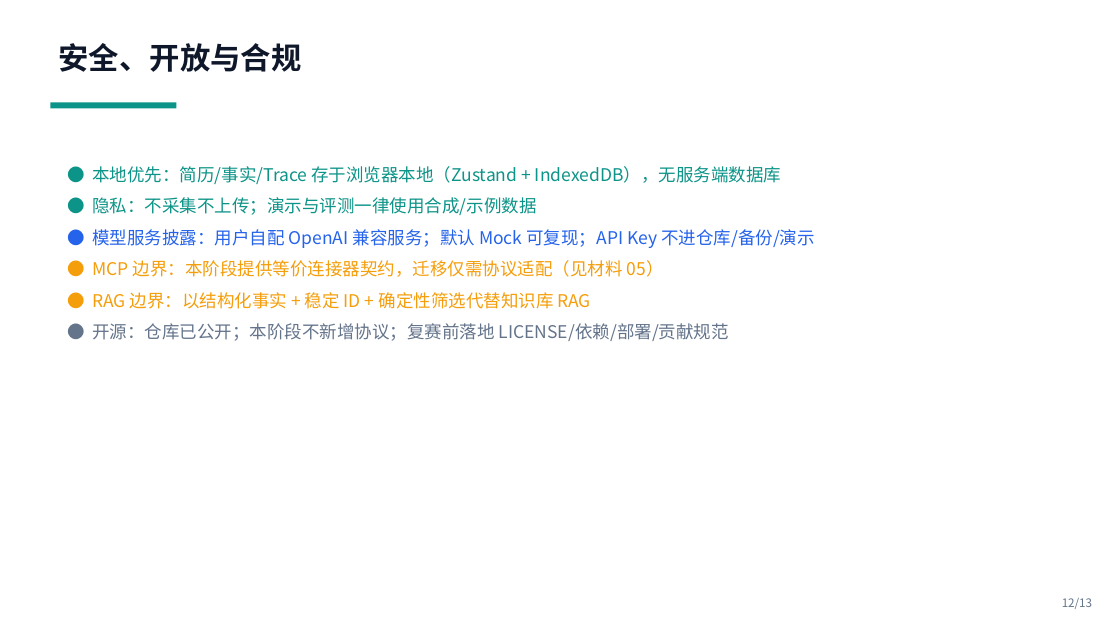
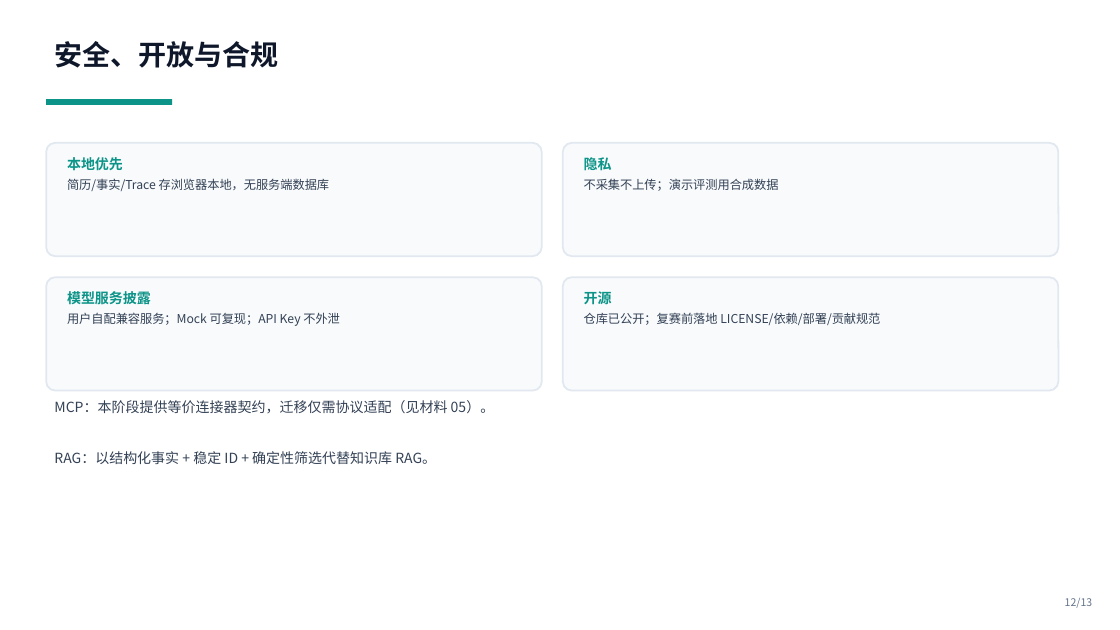
Before and after one commit to yingchao4399/resume-expert, a slide deck: slide 12 of competition/initial/01-solution-deck.pptx. Drawn at 1120x630 pixels with LibreOffice and Linux fonts; fonts in the diff are those of the drawing. Boxes give left, top, right and bottom in pixels: in the first picture for what was removed or moved away, otherwise in the second. Text is boxed around its words. In the diff, an @@ line names an element or a change of style, - is before the commit and + after.

```diff
--- a/competition/initial/01-solution-deck.pptx
+++ b/competition/initial/01-solution-deck.pptx
@@ text "安全、开放与合规" at <box>54,41,278,68</box>: size 26 to 24 pt; less space between paragraphs @@
@@ rectangle: place and size @@
-rectangle at <box>50,103,176,108</box>
+rectangle at <box>46,99,172,105</box>
@@ rounded rectangle added at <box>46,143,542,256</box>, fill #F8FAFC, outline #E2E8F0 1.5 pt @@
@@ rounded rectangle added at <box>563,143,1059,256</box>, fill #F8FAFC, outline #E2E8F0 1.5 pt @@
@@ text added at <box>67,157,330,191</box>, 10.5 pt, text #334155 @@
+本地优先
+简历/事实/Trace 存浏览器本地，无服务端数据库
@@ text removed at <box>92,166,815,341</box> @@
-● 本地优先：简历/事实/Trace 存于浏览器本地（Zustand + IndexedDB），无服务端数据库
-● 隐私：不采集不上传；演示与评测一律使用合成/示例数据
-● 模型服务披露：用户自配 OpenAI 兼容服务；默认 Mock 可复现；API Key 不进仓库/备份/演示
-● MCP 边界：本阶段提供等价连接器契约，迁移仅需协议适配（见材料 05）
-● RAG 边界：以结构化事实 + 稳定 ID + 确定性筛选代替知识库 RAG
-● 开源：仓库已公开；本阶段不新增协议；复赛前落地 LICENSE/依赖/部署/贡献规范
@@ text added at <box>584,157,779,191</box>, 10.5 pt, text #334155 @@
+隐私
+不采集不上传；演示评测用合成数据
@@ rounded rectangle added at <box>46,277,542,391</box>, fill #F8FAFC, outline #E2E8F0 1.5 pt @@
@@ text added at <box>67,289,340,326</box>, 10.5 pt, text #334155 @@
+模型服务披露
+用户自配兼容服务；Mock 可复现；API Key 不外泄
@@ rounded rectangle added at <box>563,277,1059,391</box>, fill #F8FAFC, outline #E2E8F0 1.5 pt @@
@@ text added at <box>584,291,880,325</box>, 10.5 pt, text #334155 @@
+开源
+仓库已公开；复赛前落地 LICENSE/依赖/部署/贡献规范
@@ text added at <box>54,400,495,413</box>, 12 pt, text #334155 @@
+MCP：本阶段提供等价连接器契约，迁移仅需协议适配（见材料 05）。
@@ text added at <box>54,451,436,464</box>, 12 pt, text #334155 @@
+RAG：以结构化事实 + 稳定 ID + 确定性筛选代替知识库 RAG。
@@ text "12/13" at <box>1065,598,1092,608</box>: size 10 to 9 pt; less space between paragraphs @@
```
Also in this commit, not shown: 12 other slides changed, 1 other file.
